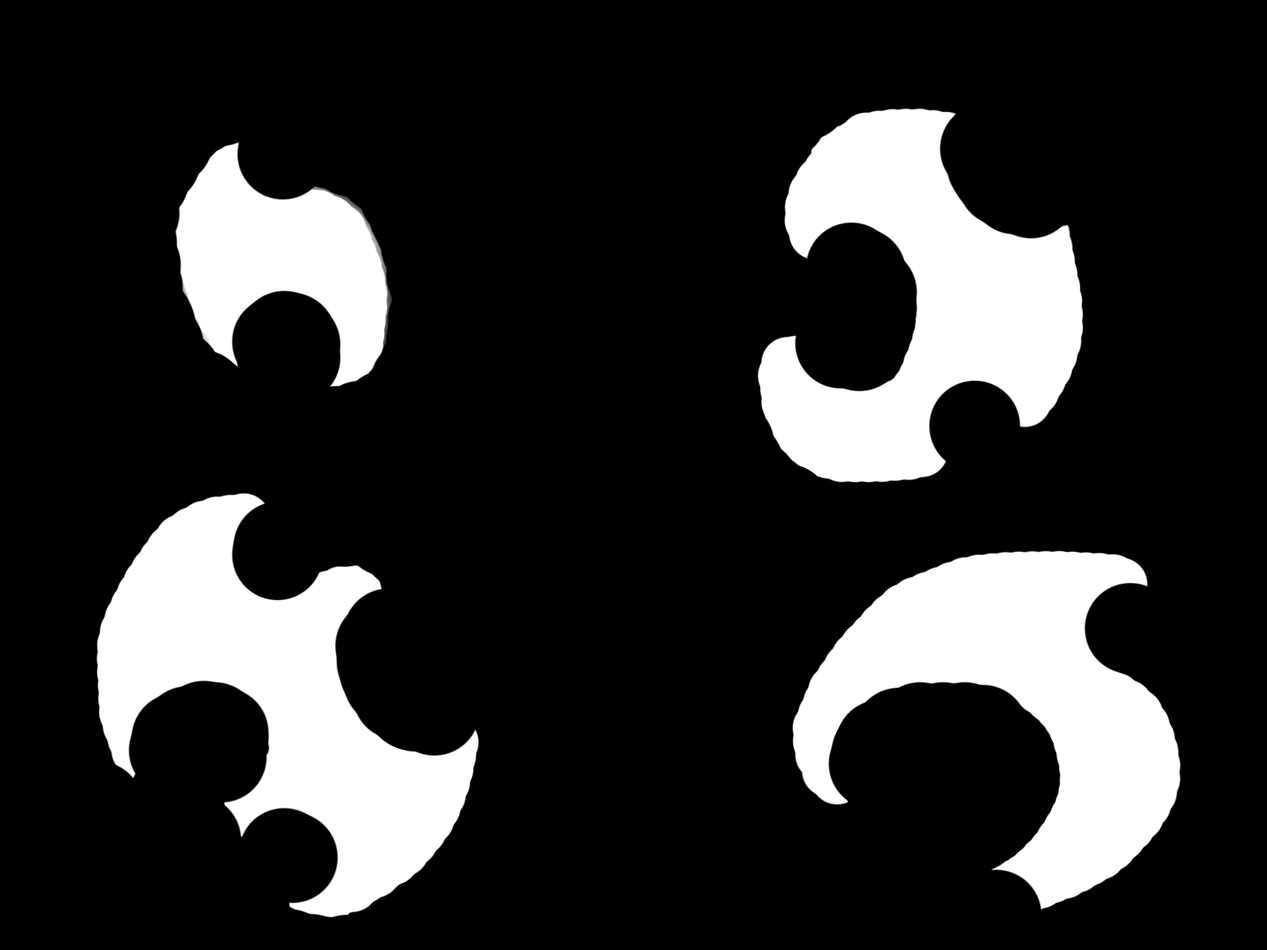
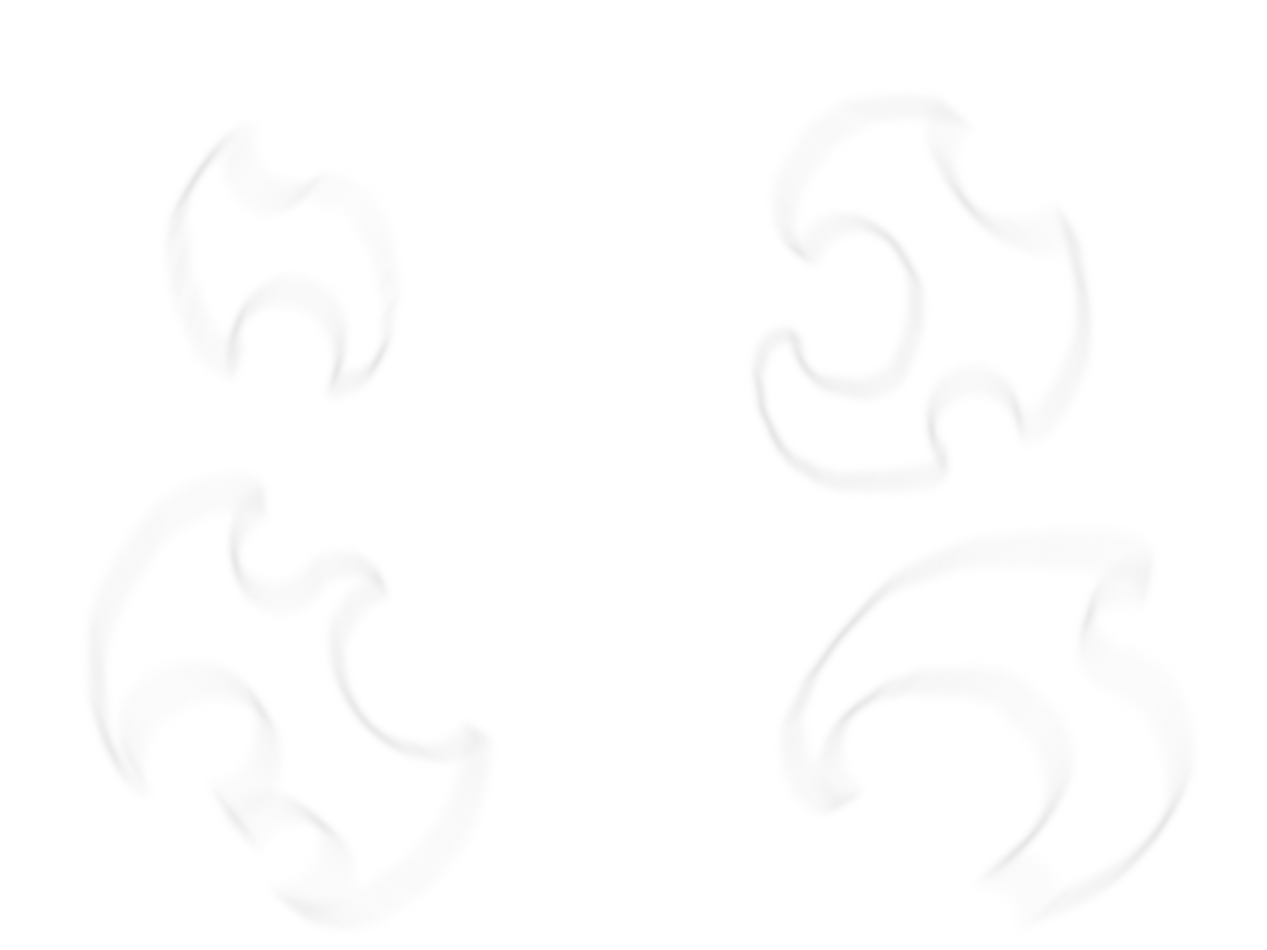
The second w=1267, h=950 image is a revision of the first. Changes to its layers:
painted on "Layer 1" over [79, 85, 1202, 938]
removed layer "Background" over [0, 0, 1267, 950]
